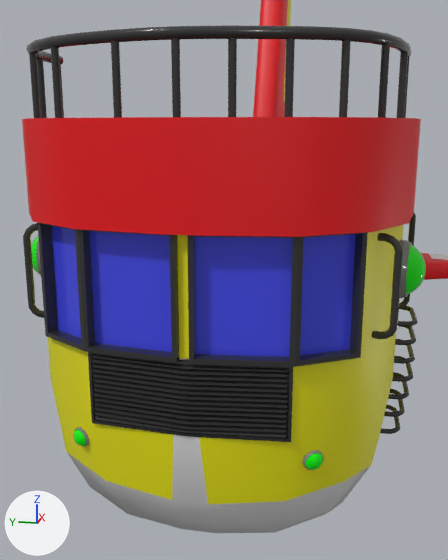
An edit to the glTF model assets/viewer3d/models/Flutter.glb, drawn before and after from the same camera.
Both versions are drawn from a 50 mm lens placed at (1.97, 16.56, 28.02), pointed at (20.03, 20.17, 23.51). Lighting does not change. The marker at lower left points along +X, +Y and +Z. The older version comes first. Where no turn or scale is listed for an object, it has been applied to the vertices. Vertices at exactly the same position are counted once.
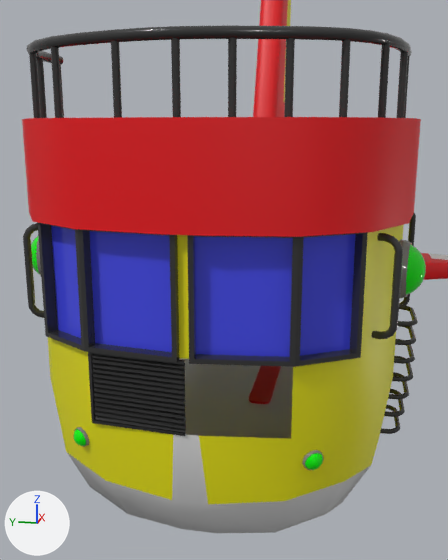
Location of each change, (x1, y1, x2, y2) in pixels of the pictures (448 x 560 px):
'Object006', reshaped (52% narrower, 7% shorter): before (88, 352, 293, 442); after (88, 352, 186, 436)
part 1 of me_mesh_030, deleted: before (184, 360, 293, 442)

The change, as a list of edits to the scene's bpy script:
```text
Change me_mesh_030:
    used by ob_object006; location = (30.36, 21.23, 12.52)
    remove me_mesh_030.from_pydata(...)  # 147 vertices, 312 faces; spans x -11.27..-10.74, y -3.28..3.28, z 6.06..8.6
    add me_mesh_030.from_pydata(...)  # 98 vertices, 169 faces; spans x -11.27..-10.74, y 0.0..3.28, z 6.06..8.6
    me_mesh_030 part 1
    49 vertices are removed from x -10.89..-10.74, y -3.28..-3.11, z 6.06..8.59
    143 faces are deleted
    other edits to the shape of me_mesh_030 do not show in these pictures
```
